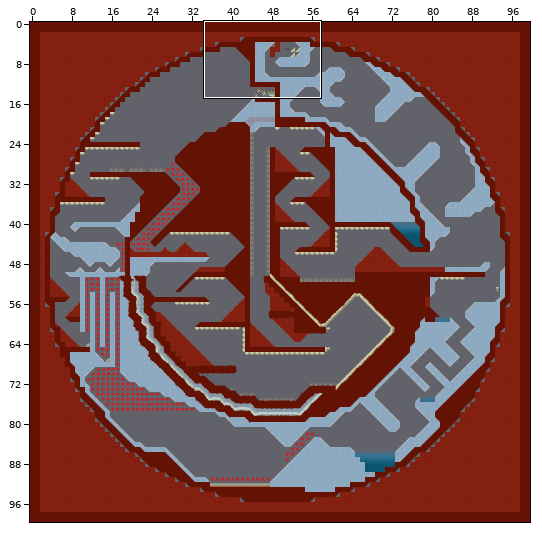
Two states of a Tiled map, data/assets/Maps/BigBox.tmx. Above, an overview of the earlier version with the close-up marked.
Close-up. First the earlier version:
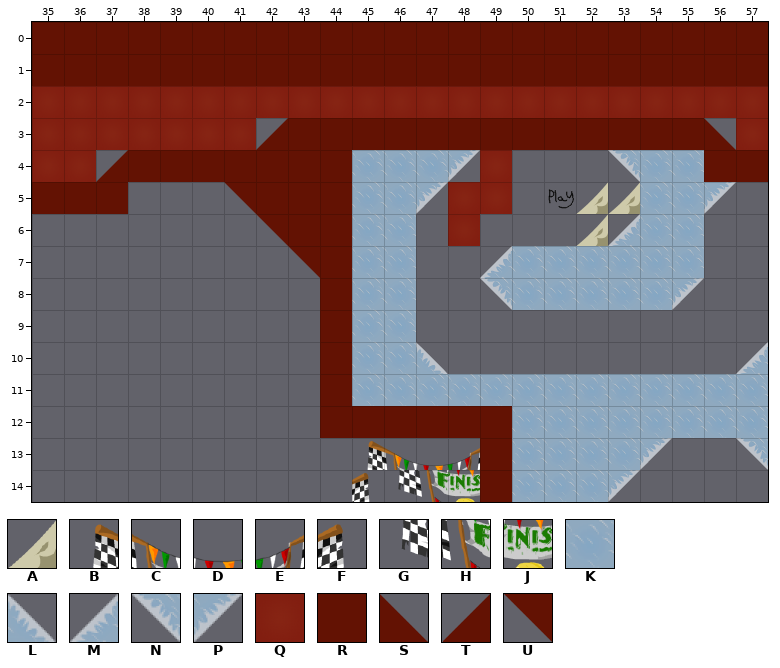
Cells are 64x64 px. Shown: x 35..57, y 0..14.
Key: from "BoneSlopes": A 4; from "Finish": B 0, C 1, D 2, E 3, F 4, G 5, H 6, J 7; from "Ice": K 0 "Block"; from "IceSlopes": L 0 "Slope", M 4, N 8, P 12; from "MeatEdible": Q 0 "Block"; from "MeatNonEdible": R 0 "NonEdible"; from "MeatNonEdibleSlopes": S 0 "NonEdibleSlope", T 1, U 2.
_ is an empty cell.
Layers that did not change in this view are not listed.
Layer "Level" before, first column x 35:
 0 RRRRRRRRRRRRRRRRRRRRRRR
 1 RRRRRRRRRRRRRRRRRRRRRRR
 2 QQQQQQQQQQQQQQQQQQQQQQQ
 3 QQQQQQQTRRRRRRRRRRRRRSQ
 4 QQTRRRRRRRKKKPQ___NKKRR
 5 RRR___URRRKKPQQ__AAKKP_
 6 _______URRKK_Q___AMKK__
 7 ________URKK__MKKKKKK__
 8 _________RKK__NKKKKKP__
 9 _________RKK___________
10 _________RKKL_________M
11 _________RKKKKKKKKKKKKK
12 _________RRRRRRKKKKKKKK
13 __________BCDERKKKKP__N
14 __________FGHJRKKKP____
After the commit:
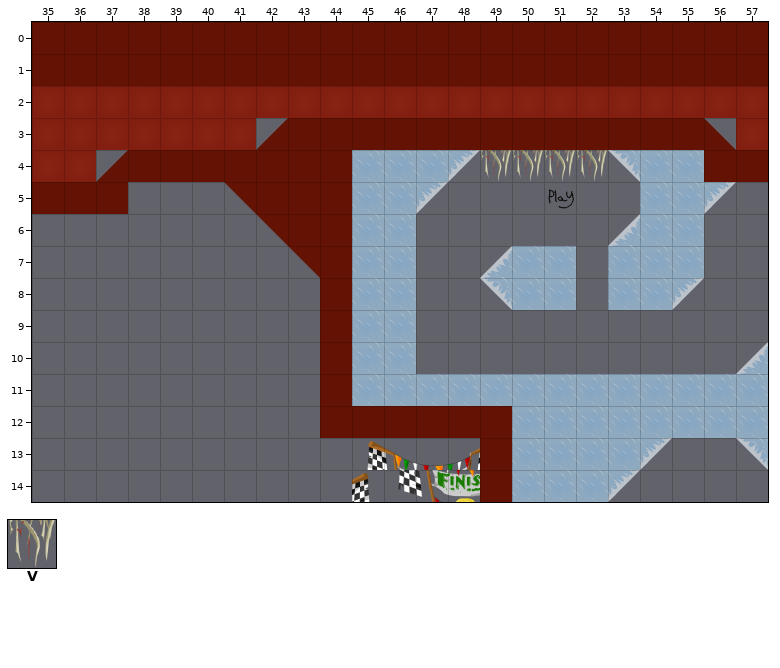
Further tiles: from "Spikes": V 2.
See-through tiles are keyed as they look on the map.
Diff:
Changed rows in their new state; . is an unchanged cell.
Layer "Level":
first column x 47:
 4 ..VVVV.
 5 .__..__
 6 ._..._.
 7 ....._.
 8 ....._.
10 _......
